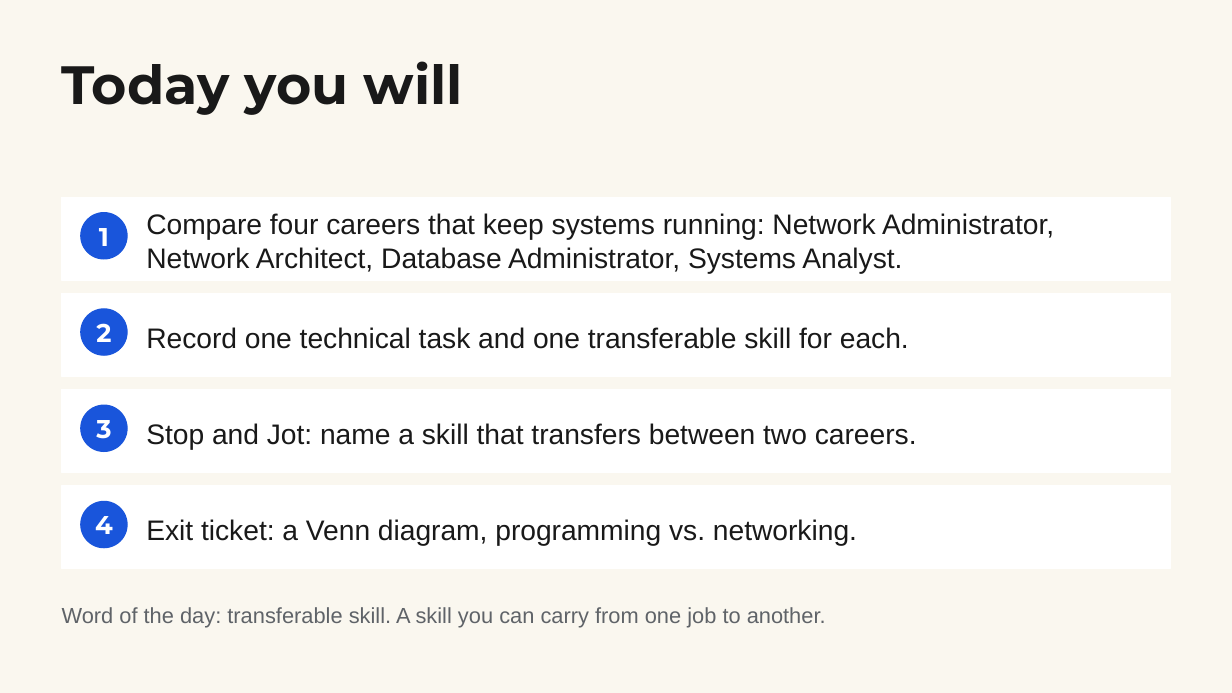
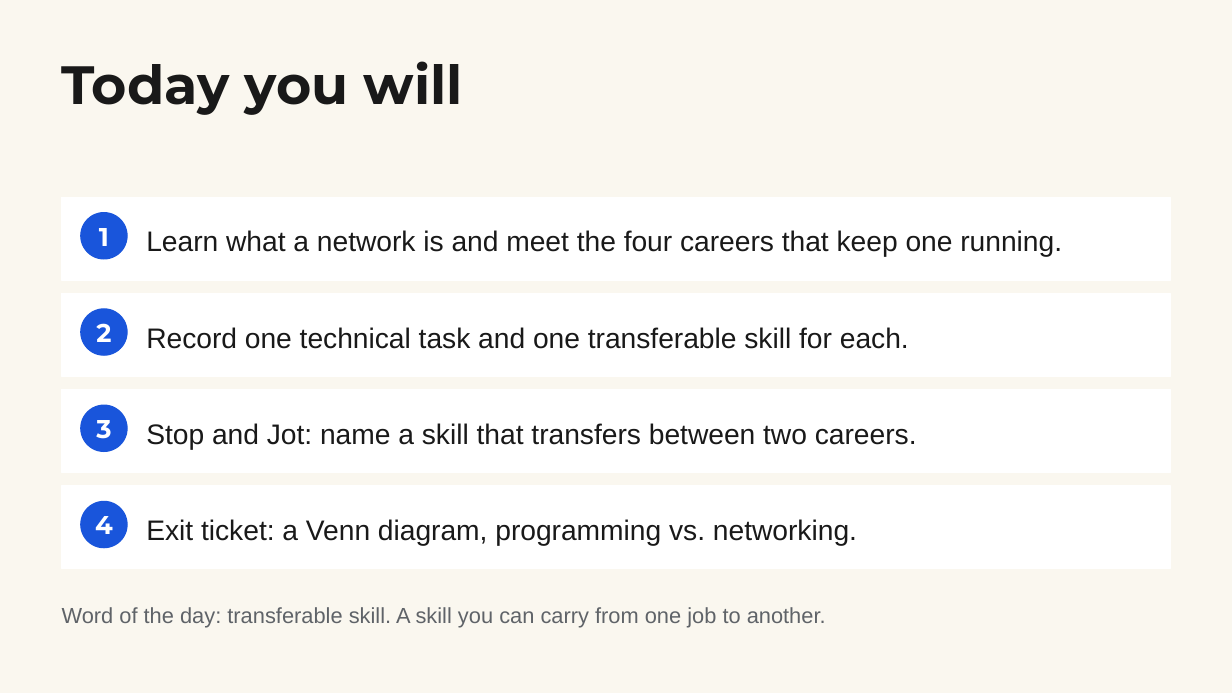
Before and after one commit to elbrielle/cce-curriculum, a slide deck: slide 3 of docs/resources/slides/1sw-wk3-day1.pptx. Drawn at 1232x693 pixels with LibreOffice and Linux fonts; fonts in the diff are those of the drawing. Boxes give left, top, right and bottom in pixels: in the first picture for what was removed or moved away, otherwise in the second. Text is boxed around its words. In the diff, an @@ line names an element or a change of style, - is before the commit and + after.

```diff
--- a/docs/resources/slides/1sw-wk3-day1.pptx
+++ b/docs/resources/slides/1sw-wk3-day1.pptx
@@ text at box(146, 230, 1062, 257): text changed @@
-Compare four careers that keep systems running: Network Administrator, Network Architect, Database Administrator, Systems Analyst.
+Learn what a network is and meet the four careers that keep one running.
```
Also in this commit, not shown: 4 other slides changed, 2 slides added, 14 other files.
